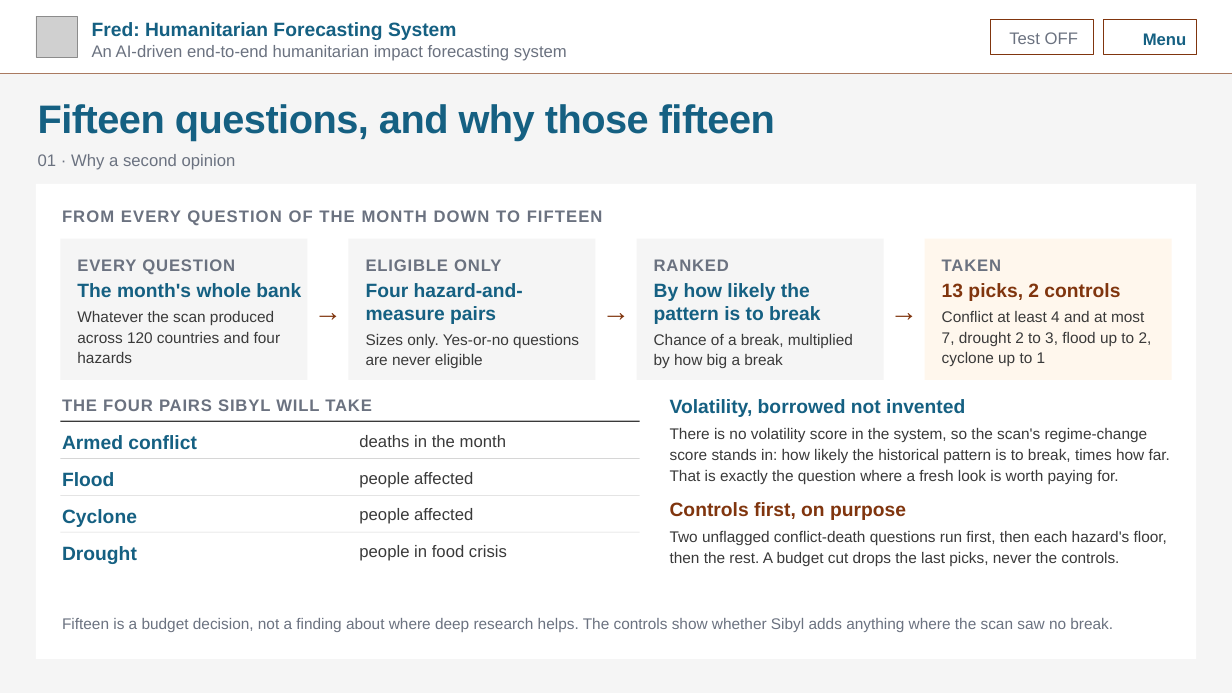
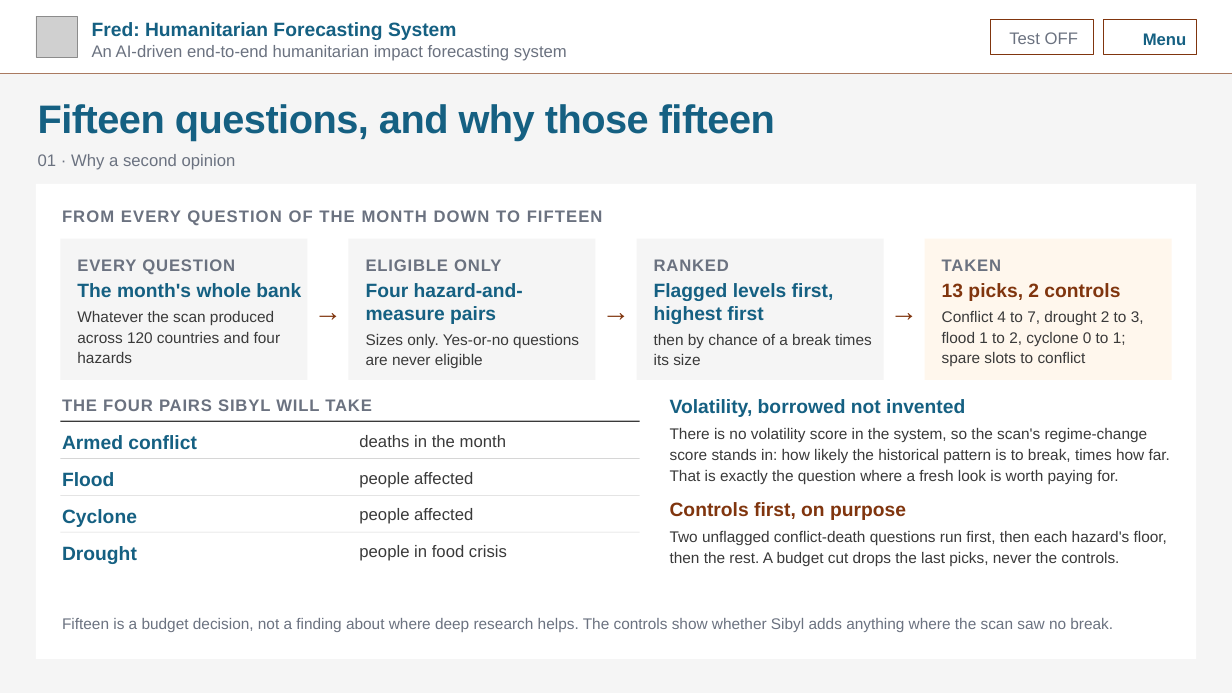
Before and after one commit to kwyjad/Pythia, a slide deck: slide 4 of docs/decks/4_sibyl.pptx. Drawn at 1232x693 pixels with LibreOffice and Linux fonts; fonts in the diff are those of the drawing; grey boxes stand for pictures; background and template pictures are left out. Boxes give left, top, right and bottom in pixels: in the first picture for what was removed or moved away, otherwise in the second. Text is boxed around its words. In the diff, an @@ line names an element or a change of style, - is before the commit and + after.

```diff
--- a/docs/decks/4_sibyl.pptx
+++ b/docs/decks/4_sibyl.pptx
@@ text at (654,283,834,324): text changed @@
-By how likely the pattern is to break
+Flagged levels first, highest first
@@ text at (942,311,1144,366): text changed @@
-Conflict at least 4 and at most 7, drought 2 to 3, flood up to 2, cyclone up to 1
+Conflict 4 to 7, drought 2 to 3, flood 1 to 2, cyclone 0 to 1; spare slots to conflict
@@ text at (654,334,872,365): text changed @@
-Chance of a break, multiplied by how big a break
+then by chance of a break times its size
```
Also in this commit, not shown: 6 other slides changed, 5 other files.
